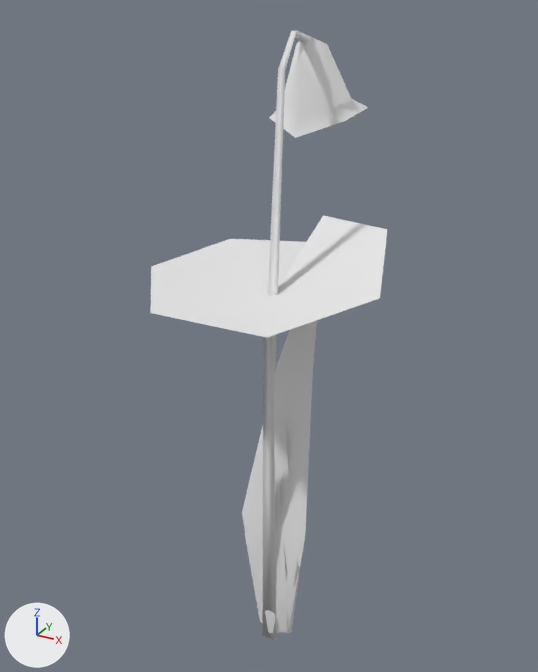
One commit to the Blender file Game/GrassBlade.blend: the scene before it, then after it.
One viewpoint serves both versions: a 50 mm lens placed at (6.01, -11.07, 12.41), pointed at (-0.28, 0.38, 6.68). Arrows for +X, +Y and +Z are at lower left; the lights stay in place. Objects named as collision shapes, trigger or cutter boxes, shadow casters or lower levels of detail are left out.

Names of what the first picture shows: 'FlwBell_Mesh', 'GrassLong_Mesh', 'GrassMedL_Mesh', 'GrassMedS_Mesh', 'GrassShort_Mesh', 'SRLeaf_Mesh'.
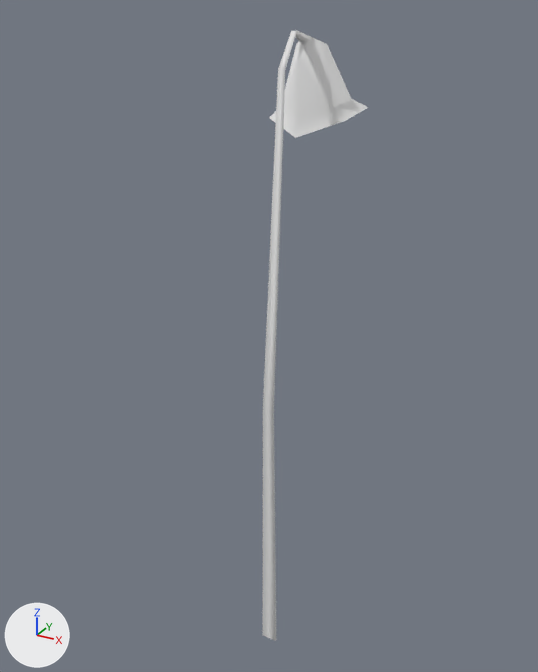
The change in detail:
Object 'GrassLong_Mesh' (ob_grasslong_mesh) turns from (0, -90, 0) to (0, 0, 0) degrees about x, y and z.
Object 'GrassLong_Mesh' (ob_grasslong_mesh) is now hidden.
Object 'GrassMedL_Mesh' (ob_grassmedl_mesh) turns from (0, -90, 0) to (0, 0, 0) degrees about x, y and z.
Object 'GrassMedL_Mesh' (ob_grassmedl_mesh) is now hidden.
Object 'GrassMedS_Mesh' (ob_grassmeds_mesh) turns from (0, -90, 0) to (0, 0, 0) degrees about x, y and z.
Object 'GrassMedS_Mesh' (ob_grassmeds_mesh) is now hidden.
Object 'GrassShort_Mesh' (ob_grassshort_mesh) turns from (0, -90, 0) to (0, 0, 0) degrees about x, y and z.
Object 'GrassShort_Mesh' (ob_grassshort_mesh) is now hidden.
Object 'SRLeaf_Mesh' (ob_srleaf_mesh) turns from (0, -90, 0) to (0, 0, 0) degrees about x, y and z.
Object 'SRLeaf_Mesh' (ob_srleaf_mesh) is now hidden.

Location of each change, (x1, y1, x2, y2) in pixels of the pictures (538 x 672 px):
'SRLeaf_Mesh', hidden: before (150, 215, 387, 641)
'GrassLong_Mesh', hidden: before (242, 320, 317, 633)
'GrassShort_Mesh', hidden: before (256, 464, 288, 632)
'GrassMedS_Mesh', hidden: before (247, 421, 297, 609)
'GrassMedL_Mesh', hidden: before (245, 339, 302, 632)
